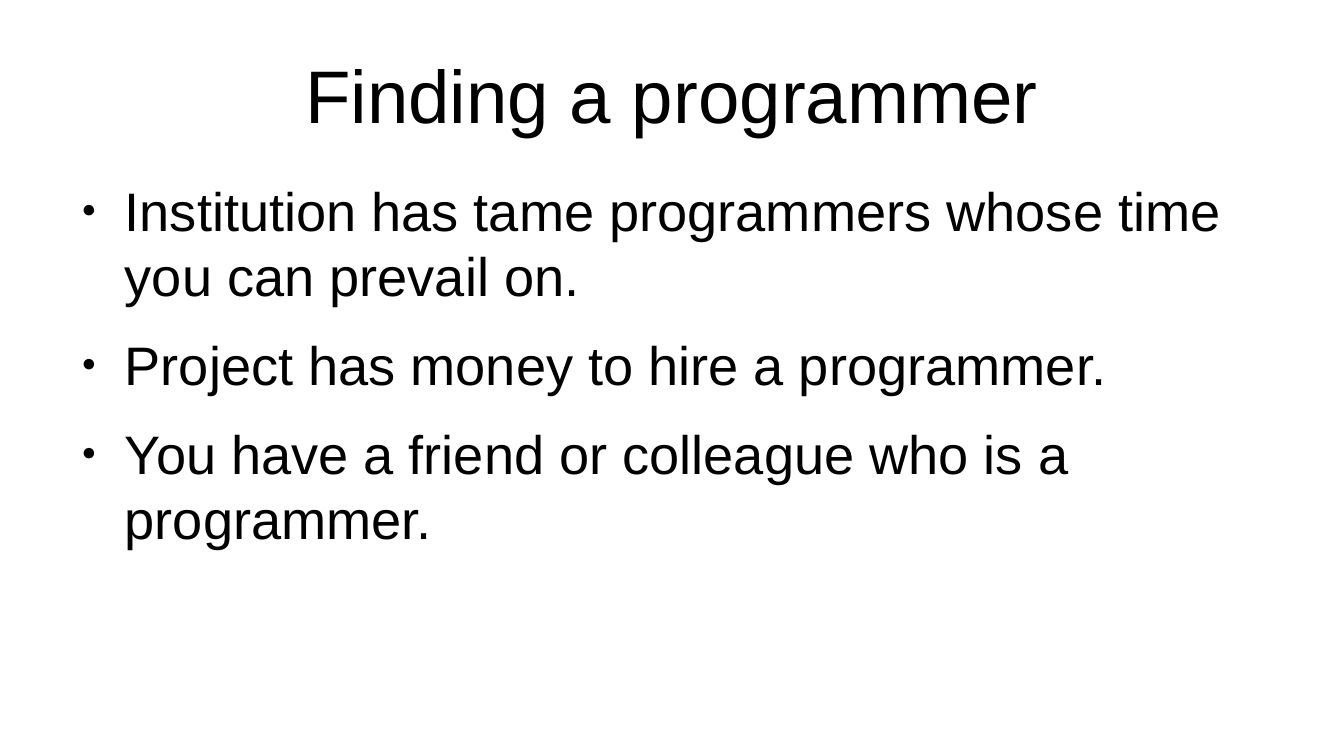
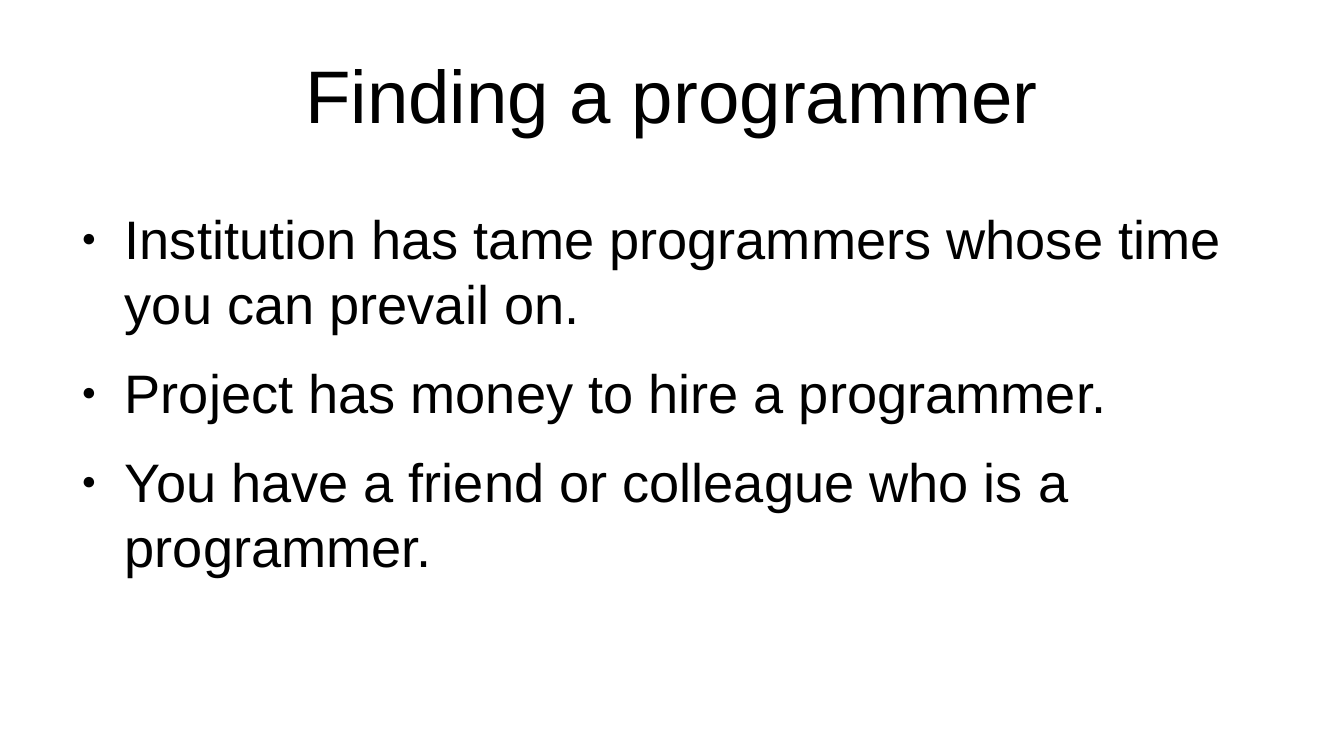
Before and after one commit to projectEndings/Endings, a slide deck: slide 2 of presentations/dhsi2019/talk_to_your_programmer.odp. Drawn at 1344x756 pixels with LibreOffice and Linux fonts; fonts in the diff are those of the drawing. Boxes give left, top, right and bottom in pixels: in the first picture for what was removed or moved away, otherwise in the second. Text is boxed around its words. In the diff, an @@ line names an element or a change of style, - is before the commit and + after.

```diff
--- a/presentations/dhsi2019/talk_to_your_programmer.odp
+++ b/presentations/dhsi2019/talk_to_your_programmer.odp
@@ text "Institution has tame programmers whose ...": place and size @@
-text "Institution has tame programmers whose ..." at [125,191,1220,548]
+text "Institution has tame programmers whose ..." at [125,219,1220,577]
```
Also in this commit, not shown: 7 other slides changed, 10 slides added.
